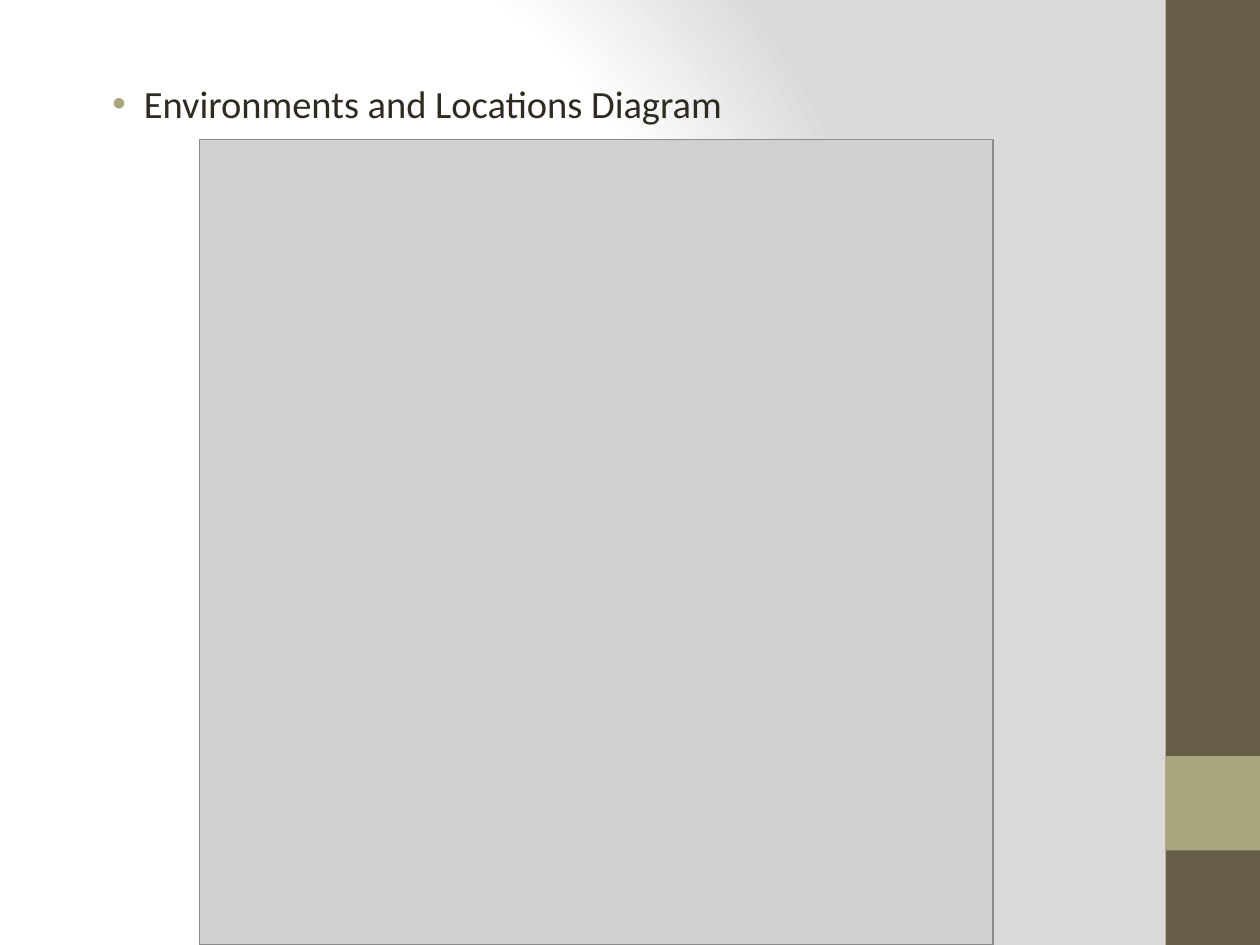
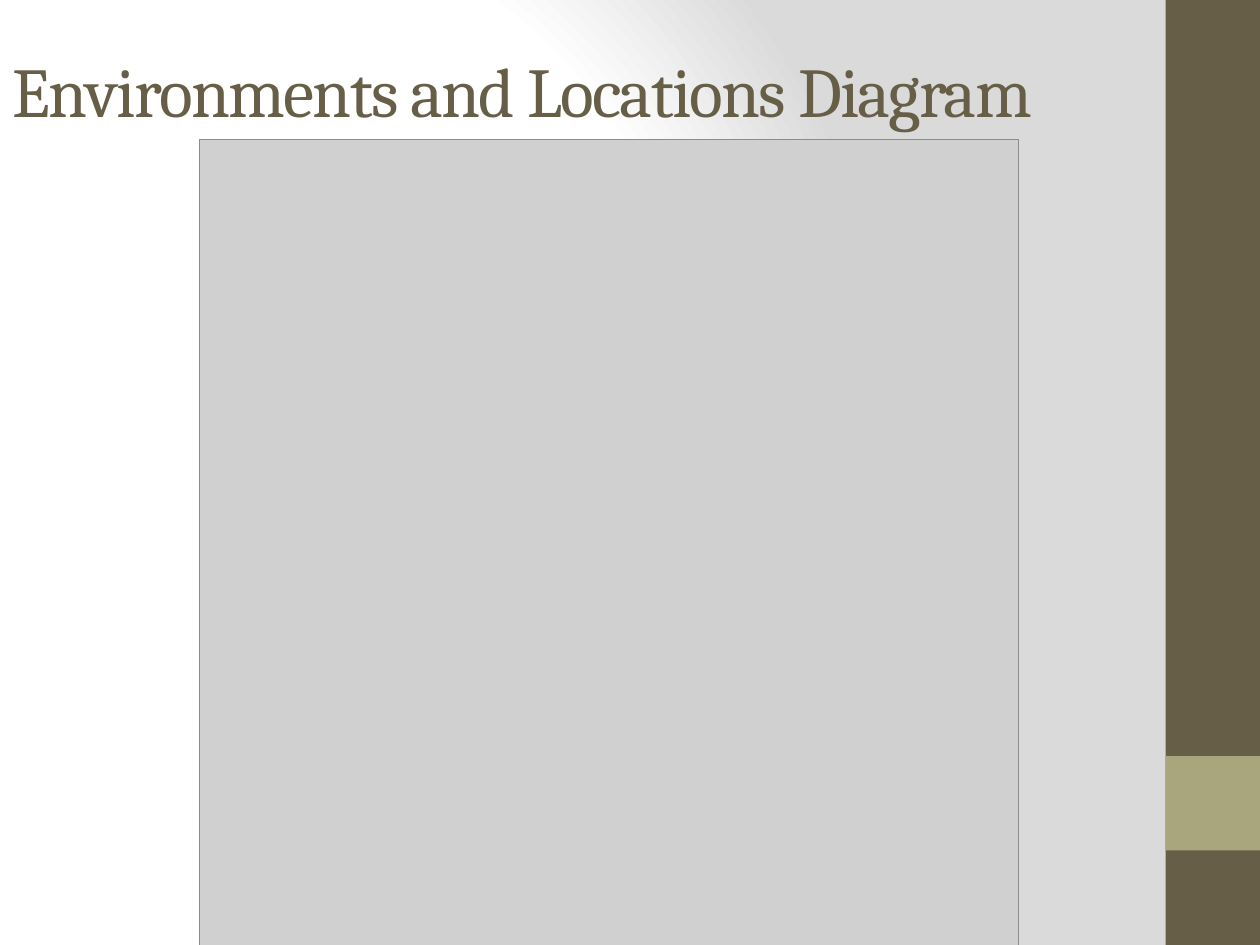
Before and after one commit to kamord/Tugas-SSI-EA, a slide deck: slide 16 of UMK/UMK.pptx (slide 17 before the commit). Drawn at 1260x945 pixels with LibreOffice and Linux fonts; fonts in the diff are those of the drawing; grey boxes stand for pictures. Boxes give left, top, right and bottom in pixels: in the first picture for what was removed or moved away, otherwise in the second. Text is boxed around its words. In the diff, an @@ line names an element or a change of style, - is before the commit and + after.

```diff
--- a/UMK/UMK.pptx
+++ b/UMK/UMK.pptx
@@ title "Environments and Locations Diagram" moved from (x1=144, y1=91, x2=722, y2=125) to (x1=13, y1=68, x2=1032, y2=132) @@
@@ title "Environments and Locations Diagram" at (x1=13, y1=68, x2=1032, y2=132): size 22 to 40 pt, font Calibri to Cambria, text colour #2F2B20 to #675E47, letter spacing 0 to -1 pt; bullet • to none; less space between paragraphs; vertical alignment top to middle @@
@@ picture resized from (x1=199, y1=140, x2=993, y2=945) to (x1=199, y1=140, x2=1018, y2=945) @@
```
Also in this commit, not shown: 5 other slides changed, 3 slides added, 1 slide removed.
